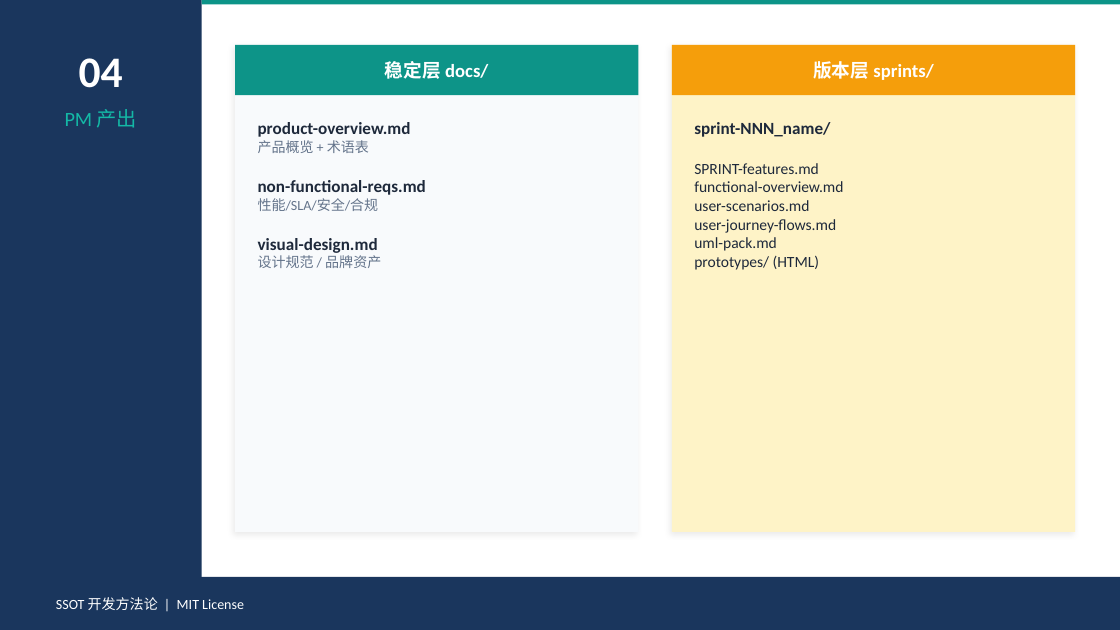
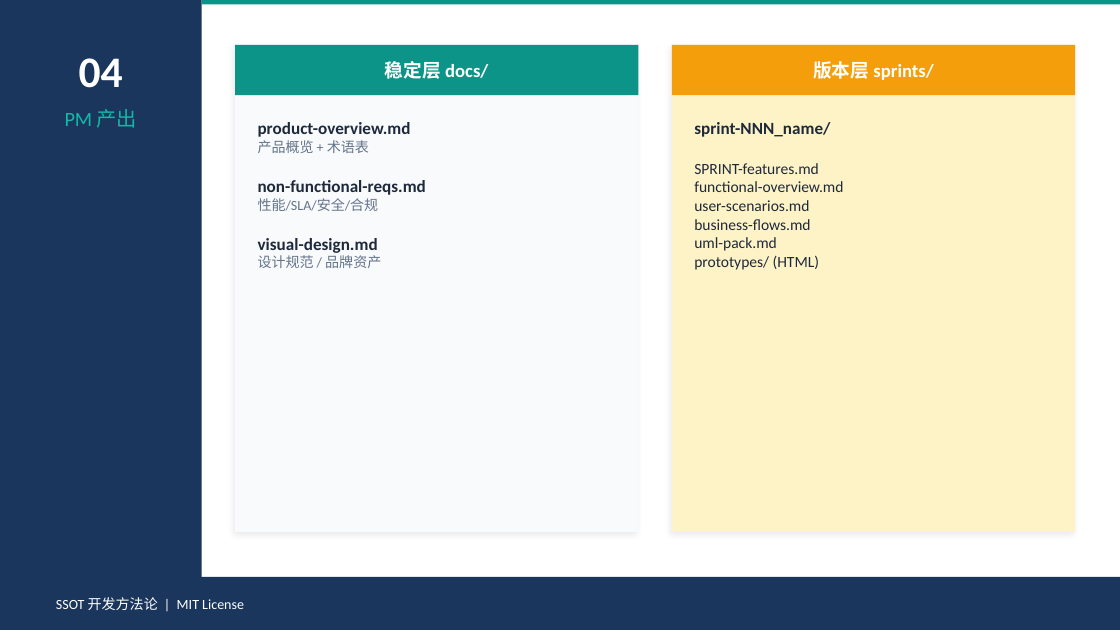
Before and after one commit to Toketec/SpecRocket, a slide deck: slide 5 of SSOT-开发方法论-培训.pptx. Drawn at 1120x630 pixels with LibreOffice and Linux fonts; fonts in the diff are those of the drawing. Boxes give left, top, right and bottom in pixels: in the first picture for what was removed or moved away, otherwise in the second. Text is boxed around its words. In the diff, an @@ line names an element or a change of style, - is before the commit and + after.

Commit message:
refactor: sprint 文档结构调整 — business-flows 替代 user-journey-flows
- user-scenarios.md 回归用户旅程职责：旅程总览（叙述式阶段表）+ 用例清单（消除重复）
- 新增 business-flows.md：核心业务流程图（泳道/时序/状态，Mermaid）
- 删除 user-journey-flows.md（与 user-scenarios 内容重复）
- 全项目引用同步：AGENTS.md/CLAUDE.md/ssot-convention/SPRINT-features/uml-pack/培训PPT
- sprint 内固定 5 文件：SPRINT-features / user-scenarios / business-flows / uml-pack / functional-overview

```diff
--- a/SSOT-开发方法论-培训.pptx
+++ b/SSOT-开发方法论-培训.pptx
@@ text at [694,219,810,230]: text changed @@
-user-journey-flows.md
+business-flows.md
```
Also in this commit, not shown: 10 other files.
